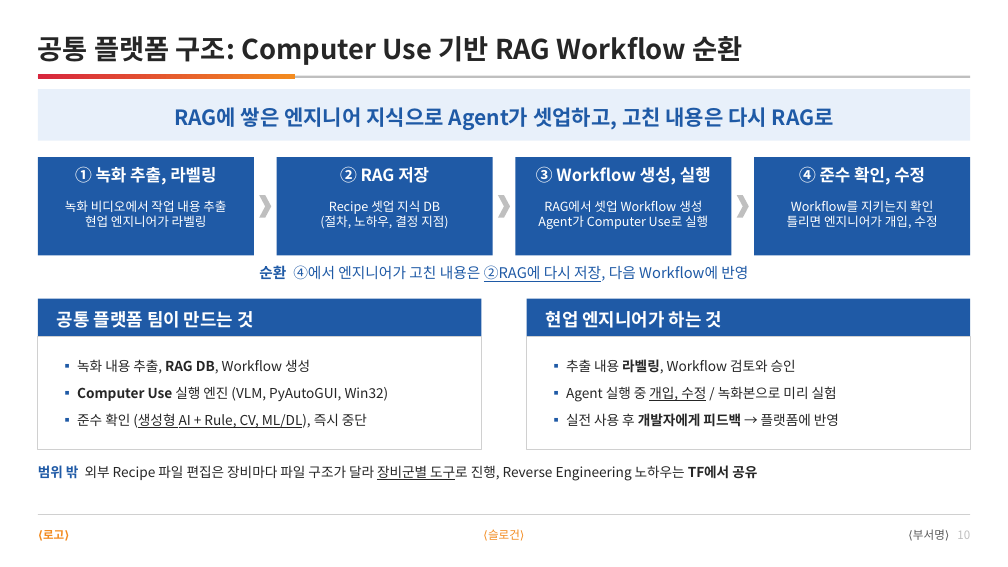
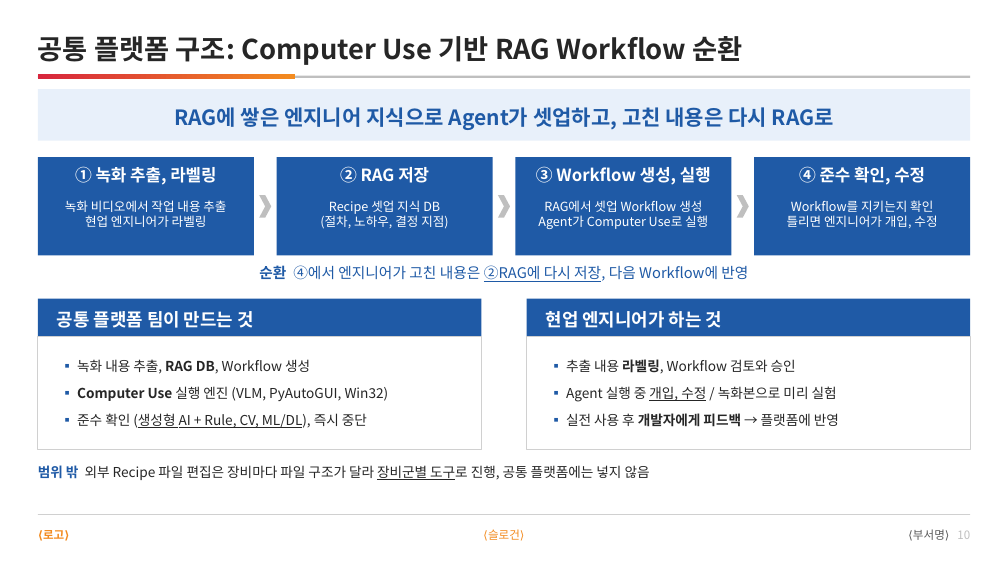
Before and after one commit to DarrenKoi/pm_notes, a slide deck: slide 10 of my-task/arc-tf/deliverables/arc-tf-proposal.pptx. Drawn at 1008x567 pixels with LibreOffice and Linux fonts; fonts in the diff are those of the drawing. Boxes give left, top, right and bottom in pixels: in the first picture for what was removed or moved away, otherwise in the second. Text is boxed around its words. In the diff, an @@ line names an element or a change of style, - is before the commit and + after.

```diff
--- a/my-task/arc-tf/deliverables/arc-tf-proposal.pptx
+++ b/my-task/arc-tf/deliverables/arc-tf-proposal.pptx
@@ text at [38, 465, 650, 480]: text changed @@
-범위 밖 외부 Recipe 파일 편집은 장비마다 파일 구조가 달라 장비군별 도구로 진행, Reverse Engineering 노하우는 TF에서 공유
+범위 밖 외부 Recipe 파일 편집은 장비마다 파일 구조가 달라 장비군별 도구로 진행, 공통 플랫폼에는 넣지 않음
```
Also in this commit, not shown: 1 other slide changed, 12 other files.
